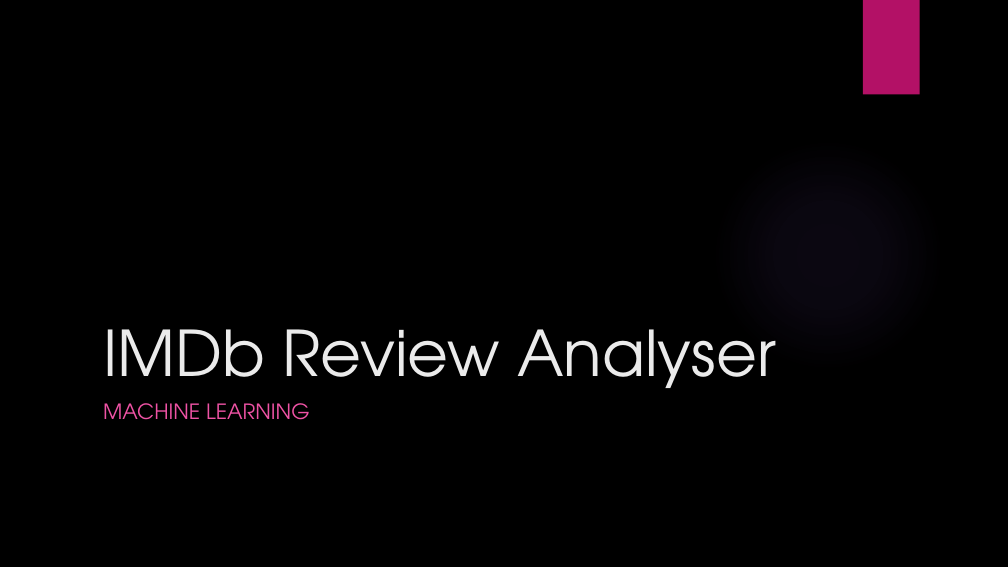
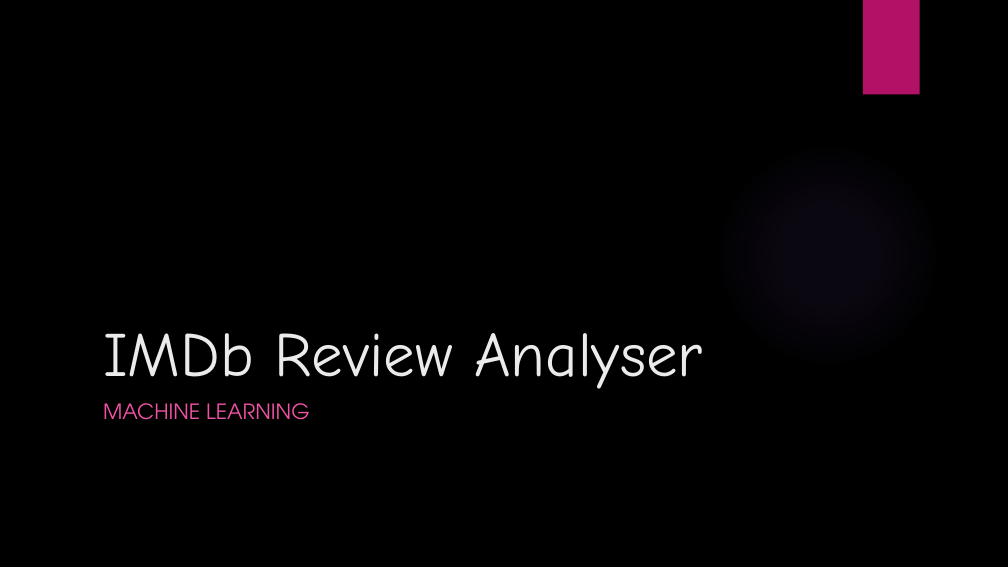
Before and after one commit to mourthe/IMDb-Review-Analyser, a slide deck: slide 1 of Machine Learning.pptx. Drawn at 1008x567 pixels with LibreOffice and Linux fonts; fonts in the diff are those of the drawing; background and template pictures are left out. Boxes give left, top, right and bottom in pixels: in the first picture for what was removed or moved away, otherwise in the second. Text is boxed around its words. In the diff, an @@ line names an element or a change of style, - is before the commit and + after.

```diff
--- a/Machine Learning.pptx
+++ b/Machine Learning.pptx
@@ title "IMDb Review Analyser" at [103,333,703,389]: font TeX Gyre Adventor to Comic Neue @@
```
Also in this commit, not shown: 2 other slides changed, 3 other files.
